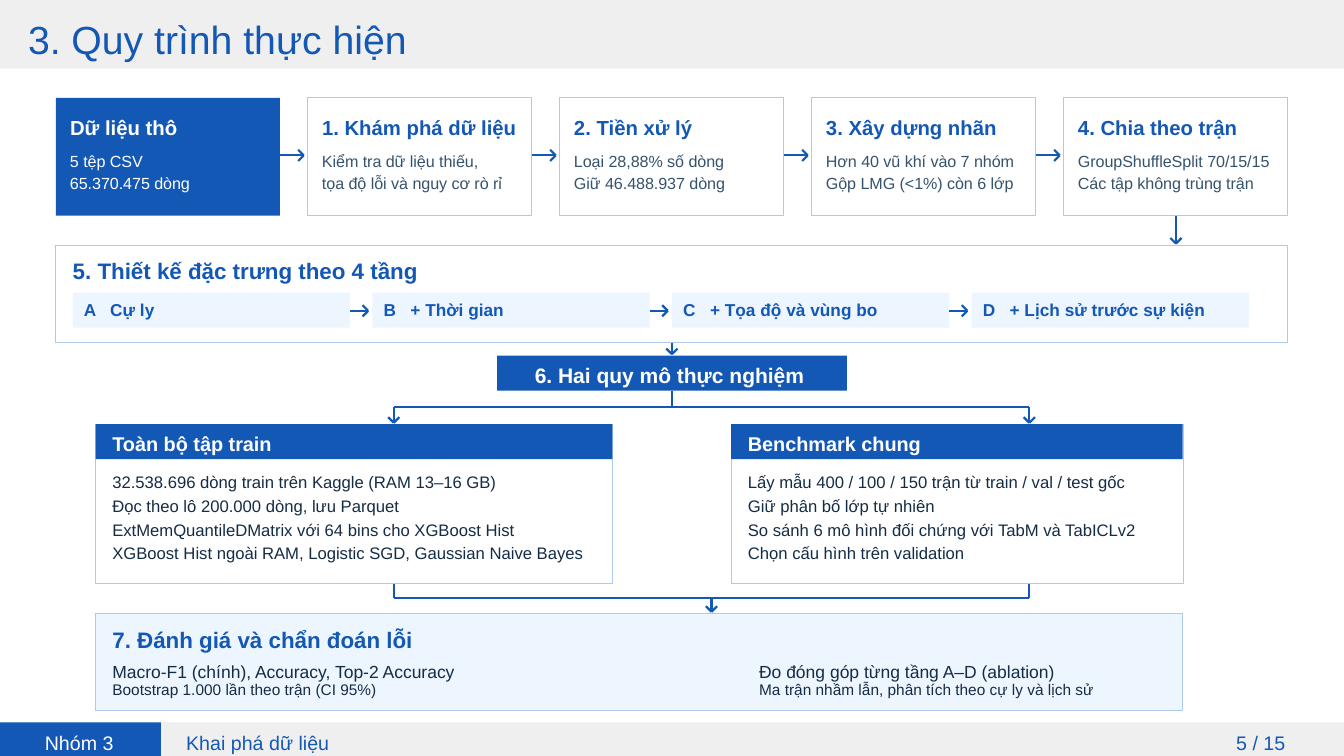
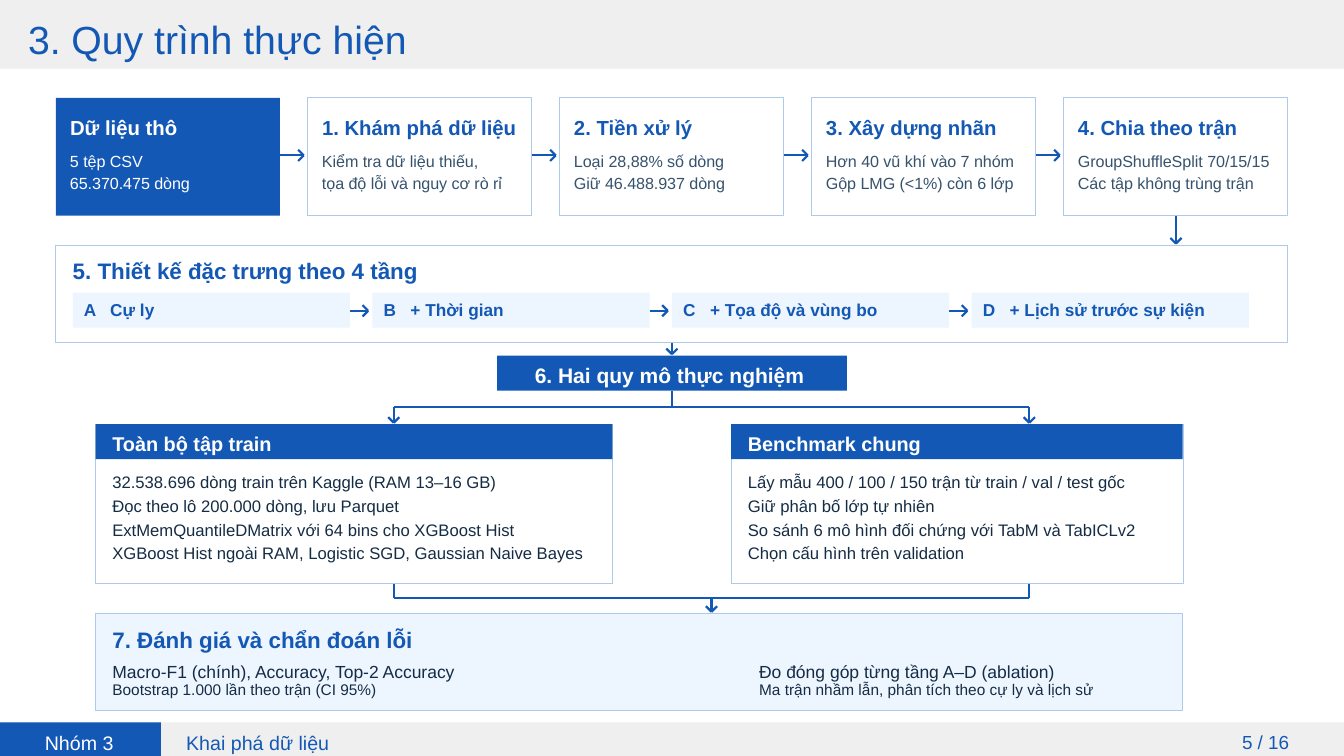
Before and after one commit to kttt294/PUBG-Weapon-Groups, a slide deck: slide 5 of docs/Thuyet_trinh_PUBG.pptx. Drawn at 1344x756 pixels with LibreOffice and Linux fonts; fonts in the diff are those of the drawing. Boxes give left, top, right and bottom in pixels: in the first picture for what was removed or moved away, otherwise in the second. Text is boxed around its words. In the diff, an @@ line names an element or a change of style, - is before the commit and + after.

```diff
--- a/docs/Thuyet_trinh_PUBG.pptx
+++ b/docs/Thuyet_trinh_PUBG.pptx
@@ text at box(1242, 736, 1289, 749): text changed; size 14 to 13.5 pt @@
-5 / 15
+5 / 16
```
Also in this commit, not shown: 10 other slides changed, 5 slides added, 4 slides removed, 1 other file.
